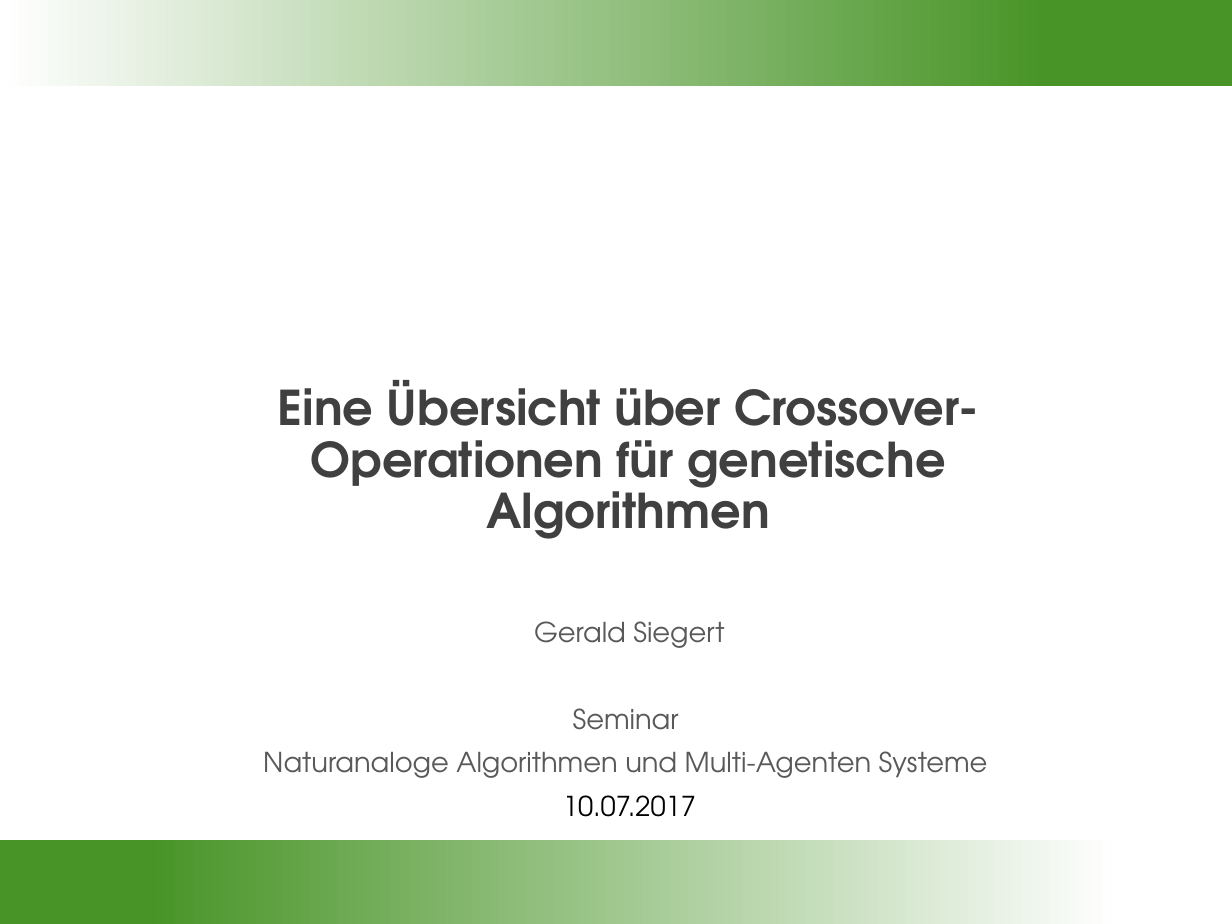
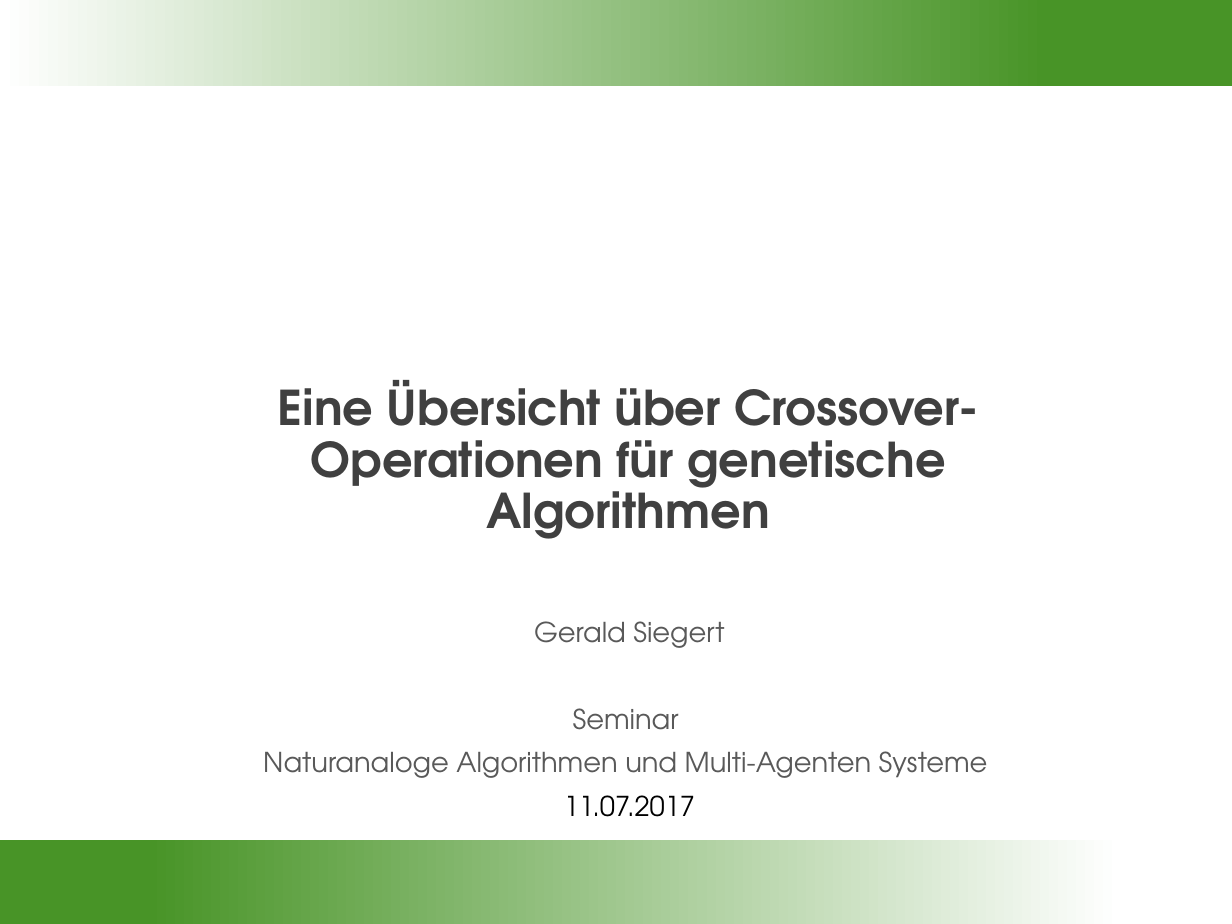
Before and after one commit to gobo7793/OC-Seminar, a slide deck: slide 1 of Vortragsfolien.pptx. Drawn at 1232x924 pixels with LibreOffice and Linux fonts; fonts in the diff are those of the drawing; background and template pictures are left out. Boxes give left, top, right and bottom in pixels: in the first picture for what was removed or moved away, otherwise in the second. Text is boxed around its words. In the diff, an @@ line names an element or a change of style, - is before the commit and + after.

Commit message:
added avg crossover

```diff
--- a/Vortragsfolien.pptx
+++ b/Vortragsfolien.pptx
@@ subtitle at <box>564,795,695,817</box>: text changed @@
-10.07.2017
+11.07.2017
```
Also in this commit, not shown: 15 other slides changed.
